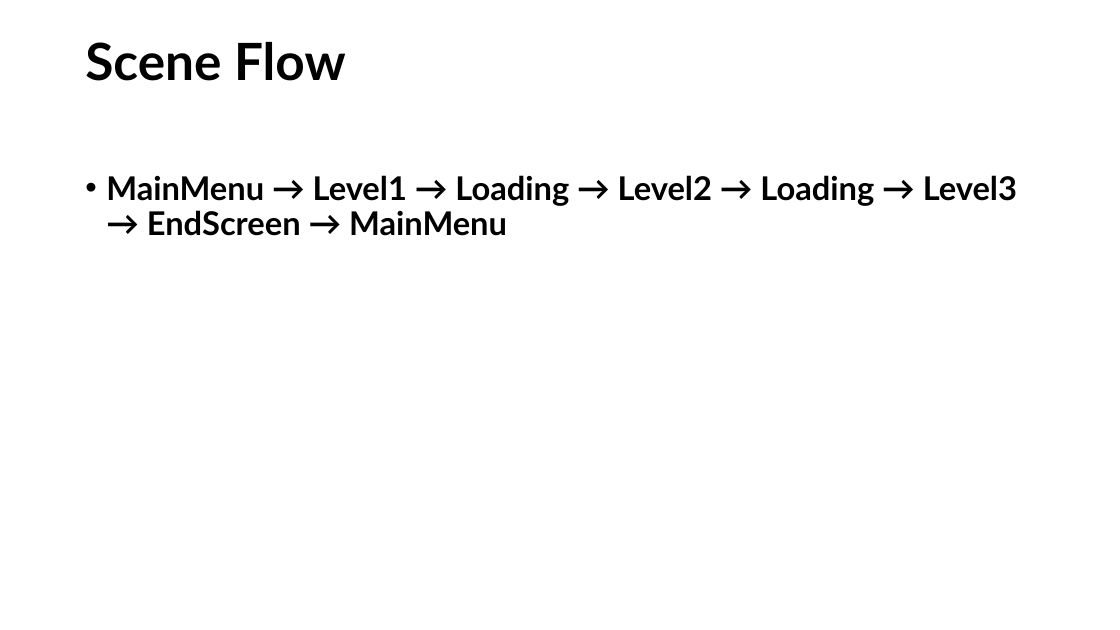
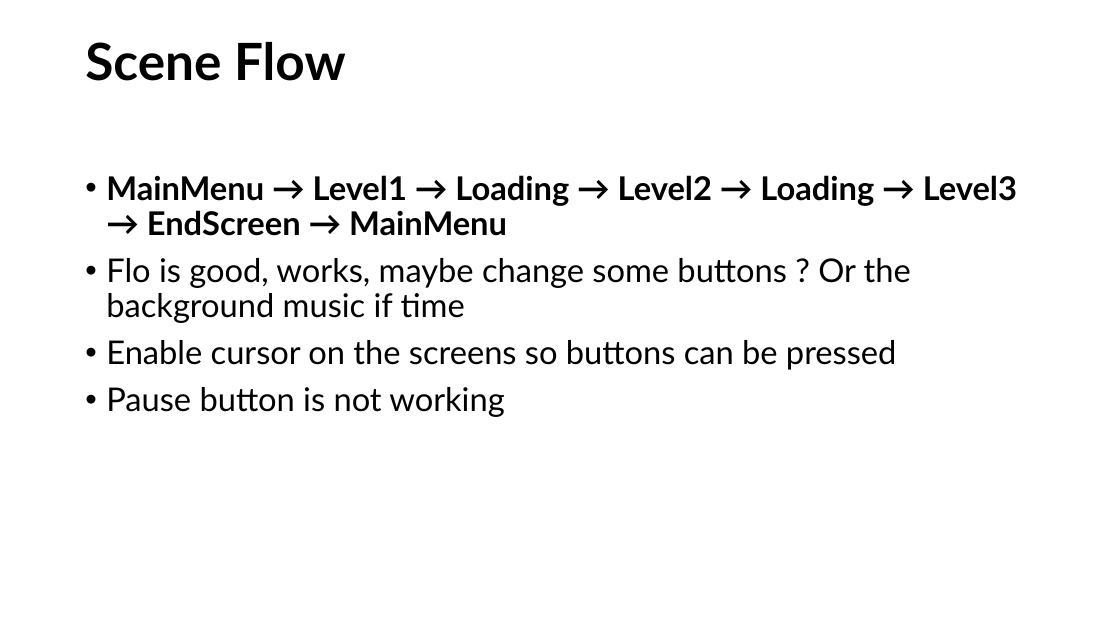
Before and after one commit to Mdot5596/Timeline-Takedown, a slide deck: slide 12 of Documentation/Report/Documentationofstuff.pptx. Drawn at 1120x630 pixels with LibreOffice and Linux fonts; fonts in the diff are those of the drawing. Boxes give left, top, right and bottom in pixels: in the first picture for what was removed or moved away, otherwise in the second. Text is boxed around its words. In the diff, an @@ line names an element or a change of style, - is before the commit and + after.

Commit message:
Timepart and screens
Timepart fixed, lighting changed, more startscreen lore added and voice over, ui changed in l2

```diff
--- a/Documentation/Report/Documentationofstuff.pptx
+++ b/Documentation/Report/Documentationofstuff.pptx
@@ text at bbox=[106, 258, 911, 417]: paragraphs added @@
+• Flo is good, works, maybe change some buttons ? Or the background music if time
+• Enable cursor on the screens so buttons can be pressed
+• Pause button is not working
```
Also in this commit, not shown: 24 other files.
